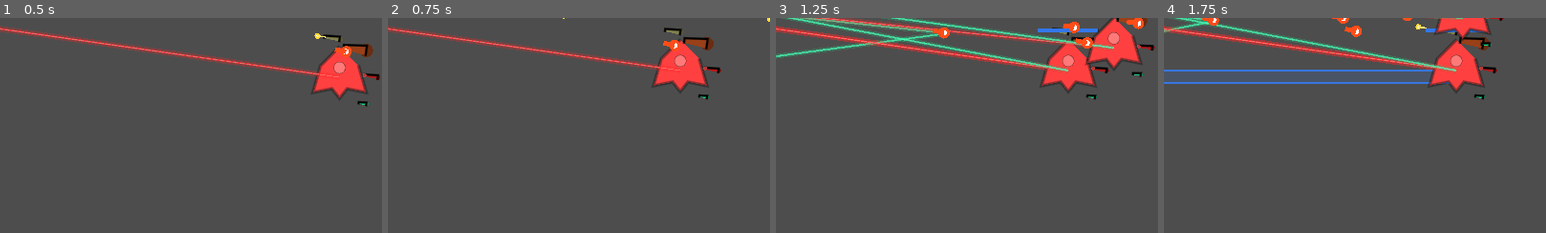
Above: before the commit, frames 1-4 (left to right).
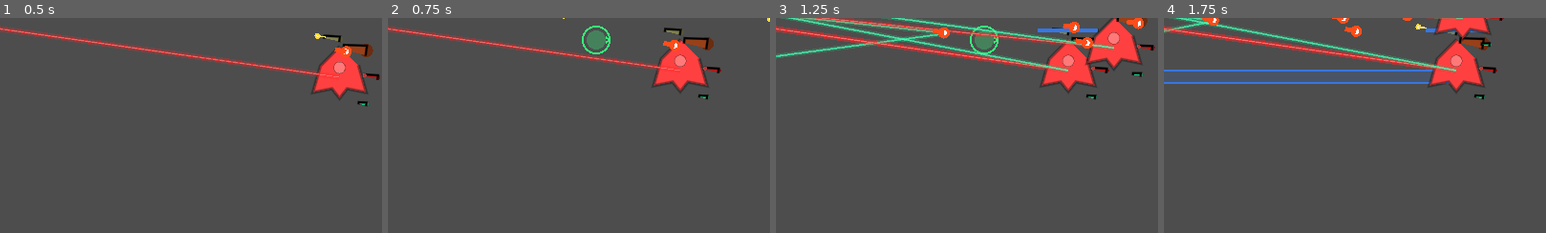
Above: after the commit, the same moments.

Repository: ZhanXuzhao/SpaceRTS
Game: Godot game, scene res://scenes/main.tscn
Two runs of this game, one before a commit and one after it. Both use one fixed random seed, a clock stepped at 60 frames per second and the inputs below.
Inputs (mouse positions are % of the whole screen's width and height, from its top left):
- Up to frame 1 (0.5 s): no input
- Up to frame 2 (0.75 s): tap Enter at 0.5 s; move the mouse to (72, 45) at 0.52 s; hold W from 0.53 s (still down); tap R at 0.6 s; click (72, 45) at 0.67 s
- Up to frame 3 (1.25 s): keep holding W
- Up to frame 4 (1.75 s): release W at 1.25 s; drag from (30, 55) to (83, 52) at 1.27 s
The pictures show only the part of the screen within x 45-95%, y 40-90%; the shares and areas given below are measured in that part.

Frame 1 is identical in both runs. In frame 2, 0.6% of the frame differs, in the area x 50-59%, y 3-17%; in frame 3, 0.5%; in frame 4, nothing differs.

Commit message:
Add W orbit mode: circle target at approach range, right-click to cancel

Diff:
--- a/scripts/main.gd
+++ b/scripts/main.gd
@@ -20,6 +20,8 @@
 
 # ----- A 键攻击模式 -----
 var _attack_cursor_mode: bool = false
+# ----- W 键环绕模式 -----
+var _orbit_cursor_mode: bool = false
 
 # ----- 相机 -----
 var _camera: Camera2D
@@ -201,13 +203,19 @@
 	# 清除已死亡的选中单位
 	_selected_units = _selected_units.filter(func(u): return is_instance_valid(u) and u.hull > 0)
 
-	# ---- 键盘：A / ESC ----
+	# ---- 键盘：W / A / ESC ----
 	if event is InputEventKey and event.pressed:
-		if event.keycode == KEY_A and not event.echo:
+		if event.keycode == KEY_W and not event.echo:
+			_orbit_cursor_mode = not _orbit_cursor_mode
+			_attack_cursor_mode = false
+			queue_redraw()
+		elif event.keycode == KEY_A and not event.echo:
 			_attack_cursor_mode = not _attack_cursor_mode
+			_orbit_cursor_mode = false
 			queue_redraw()
 		elif event.keycode == KEY_ESCAPE:
 			_attack_cursor_mode = false
+			_orbit_cursor_mode = false
 			queue_redraw()
 
 	# ---- 鼠标滚轮缩放 ----
@@ -254,6 +262,17 @@
 	return get_viewport().canvas_transform.affine_inverse() * screen_pos
 
 
+func _handle_orbit_click(screen_pos: Vector2) -> void:
+	var world_pos = _screen_to_world(screen_pos)
+	var enemy = _find_enemy_at_world(world_pos)
+	if enemy == null:
+		return
+	for unit in _selected_units:
+		if not is_instance_valid(unit) or unit.hull <= 0:
+			continue
+		unit.orbit_target(enemy)
+
+
 func _handle_attack_click(screen_pos: Vector2) -> void:
 	var world_pos = _screen_to_world(screen_pos)
 	var enemy = _find_enemy_at_world(world_pos)
@@ -345,6 +364,17 @@
 		draw_line(world_mouse + Vector2(0, -CROSS_SIZE), world_mouse + Vector2(0, CROSS_SIZE), cross_color, 2.0)
 		draw_circle(world_mouse, CROSS_SIZE * 0.6, cross_color, false, 1.5)
 
+	# 环绕光标提示
+	if _orbit_cursor_mode:
+		var world_mouse = _screen_to_world(get_viewport().get_mouse_position())
+		var orbit_color = Color(0.2, 1.0, 0.5, 0.9)
+		draw_circle(world_mouse, 14.0, orbit_color, false, 2.0)
+		draw_circle(world_mouse, 10.0, Color(0.2, 1.0, 0.5, 0.3), true)
+		# 箭头指示环绕方向
+		var a = world_mouse + Vector2(14, 0)
+		draw_line(a, a + Vector2(-4, -3), orbit_color, 2.0)
+		draw_line(a, a + Vector2(-4, 3), orbit_color, 2.0)
+
 
 func _get_drag_rect() -> Rect2:
 	return Rect2(
--- a/scripts/unit.gd
+++ b/scripts/unit.gd
@@ -59,6 +59,11 @@
 # PD 持续弹道
 var _pd_target_pos: Vector2
 var _pd_has_target: bool = false
+
+# ----- 环绕 -----
+var _is_orbit: bool = false
+var _orbit_target_unit: Unit = null
+var _orbit_angle: float = 0.0
 
 @onready var collision_shape: CollisionShape2D = $CollisionShape2D
 
@@ -190,6 +195,18 @@
 		if proj != null:
 			_slot_cooldowns[i] = w.cooldown
 			proj.take_damage(w.damage)
+
+	# ---- 环绕移动 ----
+	if _is_orbit and is_instance_valid(_orbit_target_unit) and _orbit_target_unit.hull > 0:
+		var dist = _get_approach_range() * 0.85
+		if dist < 50: dist = 50
+		_orbit_angle += delta * 30.0
+		var rad = deg_to_rad(_orbit_angle)
+		_target_position = _orbit_target_unit.global_position + Vector2(cos(rad), sin(rad)) * dist
+		_is_moving = true
+		queue_redraw()
+	elif _is_orbit:
+		_is_orbit = false
 
 	# ---- 移动 ----
 	if _is_moving:
